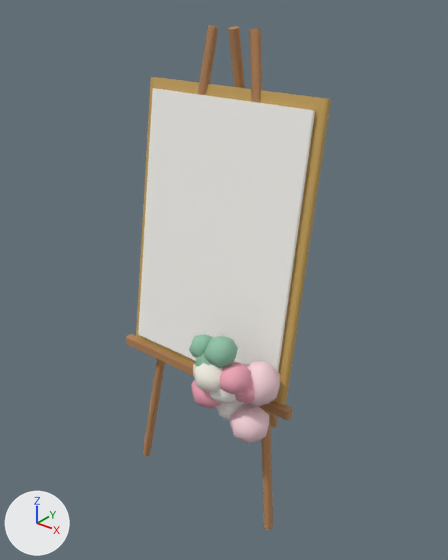
The glTF model game/assets/kit/bang-don-khach.glb, before and after one commit.
Both versions are drawn from a 50 mm lens placed at (1.165, -1.466, 1.728), pointed at (-0.009, 0.002, 0.818). The axes (+X, +Y, +Z) are drawn at lower left. The lights are the same throughout. The first picture is the older version. Vertices at exactly the same position are counted once.

In view in the first picture: 'bang-don-khach'.
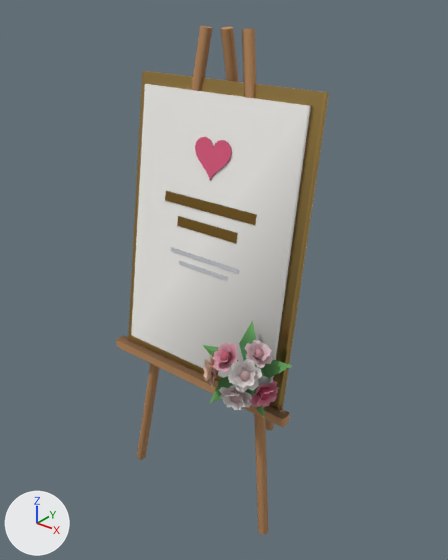
What differs and where, as boxes [x1, y1, x2, y2] in the pictures (448 x 560 px; the box of a moved part takes in the faces that stretch with it):
'bang-don-khach', reshaped
    before: [126, 26, 331, 530]
    after: [116, 26, 329, 535]
part 1 of me_mesh_0, moved or reshaped
    before: [143, 26, 219, 456]
    after: [137, 26, 212, 460]
part 2 of me_mesh_0, moved or reshaped
    before: [249, 28, 273, 530]
    after: [242, 28, 268, 535]
part 3 of me_mesh_0, moved or reshaped
    before: [228, 26, 278, 428]
    after: [221, 26, 274, 430]
part 4 of me_mesh_0, moved or reshaped
    before: [138, 88, 315, 372]
    after: [131, 84, 311, 385]
part 5 of me_mesh_0, added
    after: [171, 247, 239, 274]
part 6 of me_mesh_0, added
    after: [179, 261, 228, 281]
part 7 of me_mesh_0, added
    after: [239, 370, 250, 381]
part 8 of me_mesh_0, added
    after: [229, 390, 243, 403]
part 9 of me_mesh_0, added
    after: [252, 348, 264, 360]
part 10 of me_mesh_0, added
    after: [257, 387, 270, 400]
part 11 of me_mesh_0, added (brown)
    after: [165, 191, 257, 225]
part 12 of me_mesh_0, added (brown)
    after: [177, 216, 238, 243]
part 13 of me_mesh_0, added
    after: [245, 340, 273, 368]
part 14 of me_mesh_0, added (pink)
    after: [195, 137, 232, 181]
part 15 of me_mesh_0, deleted
    before: [216, 400, 247, 421]
part 16 of me_mesh_0, deleted
    before: [230, 404, 269, 443]
part 17 of me_mesh_0, moved or reshaped
    before: [126, 77, 331, 420]
    after: [116, 71, 329, 427]

Diff of the bpy script that builds the scene:
```diff
--- a/game/assets/kit/bang-don-khach.glb.py
+++ b/game/assets/kit/bang-don-khach.glb.py
@@ mat_matte @@
+mat_matte = bpy.data.materials.new('matte')
+mat_matte.use_nodes = True; mat_matte.node_tree.nodes.clear()
+_N = mat_matte.node_tree.nodes; _L = mat_matte.node_tree.links
+n0 = _N.new('ShaderNodeBsdfPrincipled'); n0.name = 'Principled BSDF'
+n0.inputs[2].default_value = 0.85  # 'Roughness'
+n1 = _N.new('ShaderNodeOutputMaterial'); n1.name = 'Material Output'
+n2 = _N.new('ShaderNodeVertexColor'); n2.name = 'Color Attribute'
+_L.new(n0.outputs[0], n1.inputs[0])  # 'BSDF' to 'Surface'
+_L.new(n2.outputs[0], n0.inputs[0])  # 'Color' to 'Base Color'
@@ mat_satin @@
+mat_satin = bpy.data.materials.new('satin')
+mat_satin.use_nodes = True; mat_satin.node_tree.nodes.clear()
+_N = mat_satin.node_tree.nodes; _L = mat_satin.node_tree.links
+n0 = _N.new('ShaderNodeBsdfPrincipled'); n0.name = 'Principled BSDF'
+n0.inputs[2].default_value = 0.36  # 'Roughness'
+n1 = _N.new('ShaderNodeOutputMaterial'); n1.name = 'Material Output'
+n2 = _N.new('ShaderNodeVertexColor'); n2.name = 'Color Attribute'
+_L.new(n0.outputs[0], n1.inputs[0])  # 'BSDF' to 'Surface'
+_L.new(n2.outputs[0], n0.inputs[0])  # 'Color' to 'Base Color'
@@ mat_metal @@
+mat_metal = bpy.data.materials.new('metal')
+mat_metal.use_nodes = True; mat_metal.node_tree.nodes.clear()
+_N = mat_metal.node_tree.nodes; _L = mat_metal.node_tree.links
+n0 = _N.new('ShaderNodeBsdfPrincipled'); n0.name = 'Principled BSDF'
+n0.inputs[1].default_value = 1.0  # 'Metallic'
+n0.inputs[2].default_value = 0.3  # 'Roughness'
+n1 = _N.new('ShaderNodeOutputMaterial'); n1.name = 'Material Output'
+n2 = _N.new('ShaderNodeVertexColor'); n2.name = 'Color Attribute'
+_L.new(n0.outputs[0], n1.inputs[0])  # 'BSDF' to 'Surface'
+_L.new(n2.outputs[0], n0.inputs[0])  # 'Color' to 'Base Color'
@@ me_mesh_0 @@
-me_mesh_0.from_pydata(...)  # 512 vertices, 944 faces; spans x -0.36..0.36, y -0.35..0.35, z 0.0..1.61
-me_mesh_0.materials.append(mat_kit)
+me_mesh_0.from_pydata(...)  # 993 vertices, 1356 faces; spans x -0.37..0.37, y -0.33..0.33, z 0.0..1.61
+# me_mesh_0 part 1: the loose piece of 12 vertices spanning x -0.31..-0.06, y -0.15..0.05, z 0.0..1.61 is moved by (0.0, -0.03, 0.0), in mat_matte
+# me_mesh_0 part 2: the loose piece of 12 vertices spanning x 0.06..0.31, y -0.15..0.05, z 0.0..1.61 is moved by (0.0, -0.03, 0.0), in mat_matte
+# me_mesh_0 part 3: the loose piece of 12 vertices spanning x -0.01..0.01, y 0.02..0.35, z 0.0..1.61 is moved by (0.0, -0.03, 0.0), in mat_matte
+# me_mesh_0 part 4: the loose piece of 32 vertices spanning x -0.3..0.3, y -0.14..0.01, z 0.56..1.41 is moved by (0.0, -0.02, 0.01), in mat_matte
+# me_mesh_0 part 5: the loose piece of 32 vertices spanning x -0.36..0.36, y -0.15..-0.12, z 0.5..0.53 is copied, and the copy is scaled about its middle by (0.39, 0.112, 0.395), then moved by (0.0, 0.02, 0.41), in mat_matte; it spans x -0.14..0.14, y -0.11..-0.1, z 0.92..0.94
+# me_mesh_0 part 6: the loose piece of 32 vertices spanning x -0.36..0.36, y -0.15..-0.12, z 0.5..0.53 is copied, and the copy is scaled about its middle by (0.278, 0.112, 0.395), then moved by (0.0, 0.02, 0.38), in mat_matte; it spans x -0.1..0.1, y -0.12..-0.11, z 0.89..0.9
+# me_mesh_0 part 7: a new loose piece, a UV sphere (6 segments, 4 rings, poles along z) spanning x 0.268..0.308, y -0.291..-0.257, z 0.69..0.729, in mat_matte
+# me_mesh_0 part 8: a new loose piece, a UV sphere (6 segments, 4 rings, poles along z) spanning x 0.247..0.29, y -0.307..-0.27, z 0.617..0.66, in mat_matte
+# me_mesh_0 part 9: a new loose piece, a UV sphere (6 segments, 4 rings, poles along z) spanning x 0.272..0.308, y -0.229..-0.198, z 0.733..0.769, in mat_matte
+# me_mesh_0 part 10: a new loose piece, a UV sphere (6 segments, 4 rings, poles along z) spanning x 0.305..0.348, y -0.252..-0.215, z 0.621..0.664, in mat_matte
+# me_mesh_0 part 11: the loose piece of 32 vertices spanning x -0.36..0.36, y -0.15..-0.12, z 0.5..0.53 is copied, and the copy is scaled about its middle by (0.502, 0.112, 1.05), then moved by (0.0, 0.05, 0.58), in mat_metal; it spans x -0.18..0.18, y -0.08, z 1.08..1.11
+# me_mesh_0 part 12: the loose piece of 32 vertices spanning x -0.36..0.36, y -0.15..-0.12, z 0.5..0.53 is copied, and the copy is scaled about its middle by (0.334, 0.112, 1.05), then moved by (0.0, 0.04, 0.51), in mat_metal; it spans x -0.12..0.12, y -0.1..-0.09, z 1.01..1.05
+# me_mesh_0 part 13: a new loose piece of 89 vertices spanning x 0.26..0.33, y -0.26..-0.17, z 0.73..0.79, in mat_matte
+# me_mesh_0 part 14: a new loose piece of 58 vertices spanning x -0.07..0.07, y -0.07..-0.04, z 1.18..1.3, in mat_satin
+# me_mesh_0 part 15: the loose piece of 30 vertices spanning x 0.15..0.25, y -0.27..-0.16, z 0.48..0.58 is deleted
+# me_mesh_0 part 16: the loose piece of 30 vertices spanning x 0.23..0.34, y -0.3..-0.18, z 0.45..0.57 is deleted
+# me_mesh_0 part 17: 10 vertices moved within x 0.17..0.36, y -0.31..-0.14, z 0.5..0.74; 348 vertices removed from x -0.36..0.36, y -0.35..0.04, z 0.5..1.44; 514 vertices added at x -0.37..0.37, y -0.33..0.02, z 0.5..1.46
+# other edits to the shape of me_mesh_0 do not show in these pictures
+me_mesh_0.materials.append(mat_matte)
+me_mesh_0.materials.append(mat_satin)
+me_mesh_0.materials.append(mat_metal)
```
